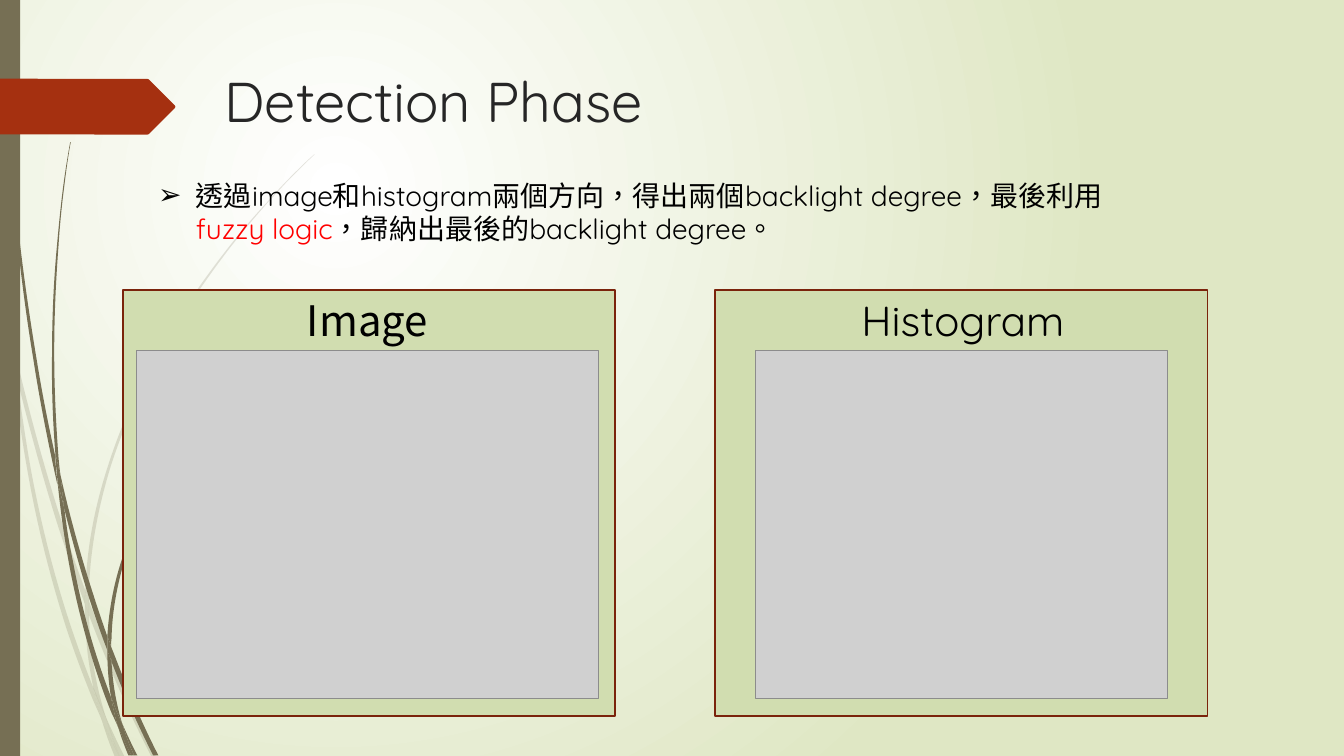
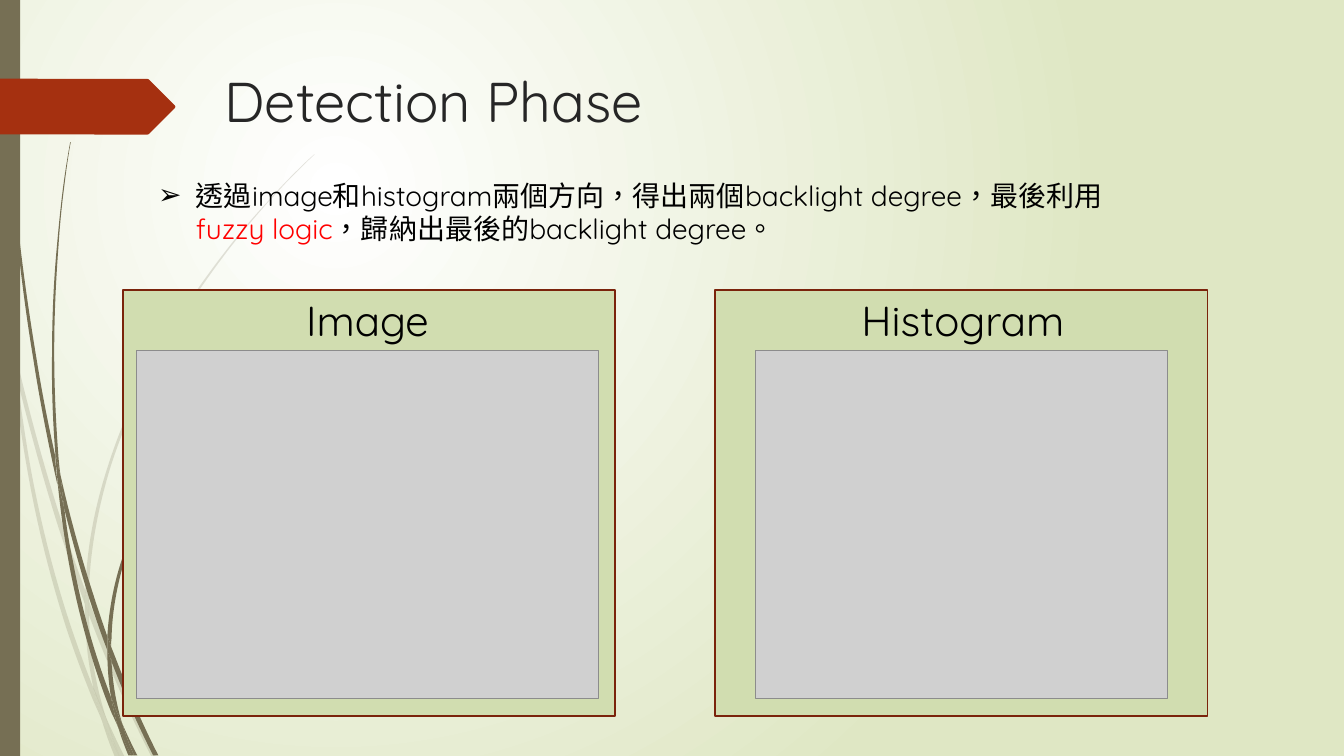
Before and after one commit to tedio85/Image-Processing-Final, a slide deck: slide 5 of DIP – Final Project.pptx (slide 4 before the commit). Drawn at 1344x756 pixels with LibreOffice and Linux fonts; fonts in the diff are those of the drawing; grey boxes stand for pictures. Boxes give left, top, right and bottom in pixels: in the first picture for what was removed or moved away, otherwise in the second. Text is boxed around its words. In the diff, an @@ line names an element or a change of style, - is before the commit and + after.

```diff
--- a/DIP – Final Project.pptx
+++ b/DIP – Final Project.pptx
@@ text "Image" at [306,306,429,345]: font Noto Sans CJK KR to Quicksand @@
```
Also in this commit, not shown: 4 slides added, 1 slide removed, 2 other files.
